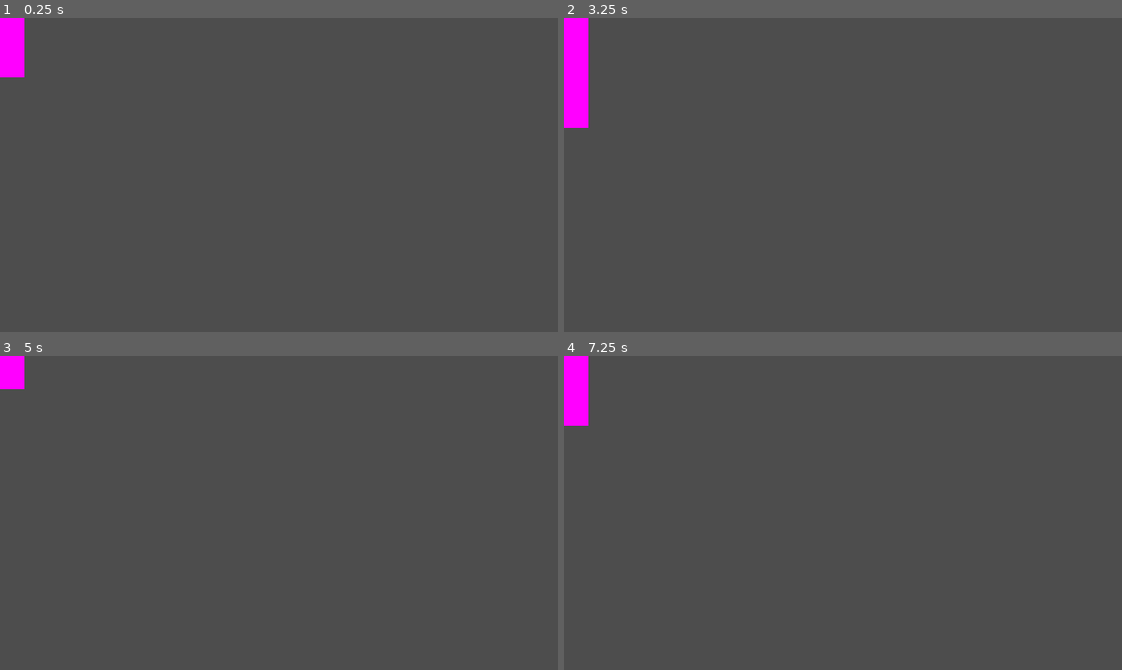
Above: before the commit, frames 1-4 (two rows, left to right).
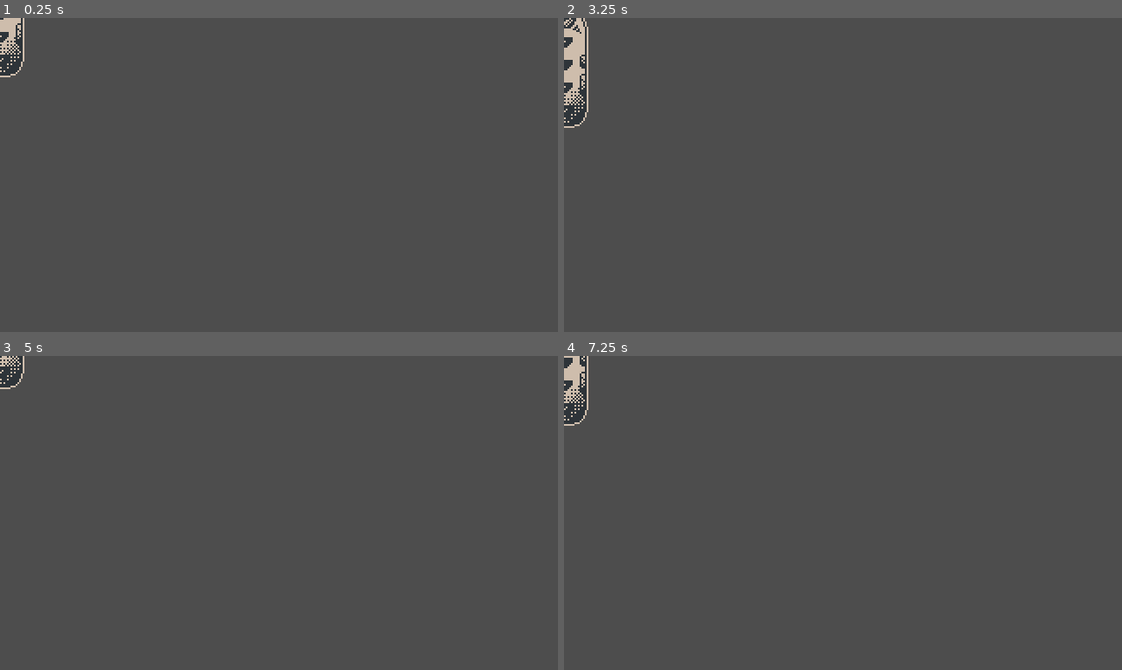
Above: after the commit, the same moments.

Repository: MartijnTielemans/Eiffel-Axis
Game: Godot game, scene res://Scenes/Enemy/BossEnemy.tscn
Two runs of this game, one before a commit and one after it. Both use one fixed random seed, a clock stepped at 60 frames per second and the inputs below. This scene is started directly instead of the project's main scene.
Inputs (mouse positions are in pixels of both pictures, inside the frame that each line leads up to):
- Up to frame 1 (0.25 s): no input
- Up to frame 2 (3.25 s): tap Enter (pause) at 0.5, 2 s; move the mouse to (965, 159) at 0.52 s; hold D (move_right) 0.53-1.28 s; hold E (pivot) 0.53-1.28 s; tap Space (shoot) at 1.25, 1.35, 2.75, 2.85 s; move the mouse to (731, 190) at 1.27 s; hold S (move_down) 1.28-2.03 s; move the mouse to (898, 105) at 2.02 s; hold D (move_right) 2.03-2.78 s; hold E (pivot) 2.03-2.78 s; move the mouse to (815, 237) at 2.77 s; hold W (move_up) from 2.78 s (still down)
- Up to frame 3 (5 s): move the mouse to (446, 560) at 3.52 s; release W (move_up) at 3.53 s; hold E (pivot) 3.53-4.28 s; hold A (move_left) from 3.53 s (still down); move the mouse to (111, 465) at 4.27 s; tap Space (shoot) at 4.35 s
- Up to frame 4 (7.25 s): move the mouse to (870, 513) at 5.02 s; release A (move_left) at 5.03 s; hold S (move_down) 5.03-5.78 s; hold E (pivot) 5.03-5.78 s; move the mouse to (759, 434) at 5.77 s; hold D (move_right) 5.78-6.53 s; tap Space (shoot) at 5.85 s; move the mouse to (965, 497) at 6.52 s; hold W (move_up) from 6.53 s (still down); hold E (pivot) from 6.53 s (still down)

The runs differ from the first frame. In frame 1, 0.8% of the frame differs, in the area x 0-5%, y 0-19%; in frame 2, 1.5%, in the area x 0-5%, y 0-35%; in frame 3, 0.5%; in frame 4, 1.0%.
Error before the commit: Cannot call method 'add_child' on a null value. (res://Scripts/boss_enemy.gd:81)
Error after the commit: Cannot call method 'add_child' on a null value. (res://Scripts/boss_enemy.gd:84)

Commit message:
Added Boss Sprites

Diff:
--- a/Scenes/Enemy/BossEnemy.tscn
+++ b/Scenes/Enemy/BossEnemy.tscn
@@ -1,9 +1,11 @@
-[gd_scene load_steps=8 format=3 uid="uid://41qig2kalxf0"]
+[gd_scene load_steps=9 format=3 uid="uid://41qig2kalxf0"]
 
 [ext_resource type="Script" path="res://Scripts/boss_enemy.gd" id="1_5v0hg"]
 [ext_resource type="PackedScene" uid="uid://b0wq5c8rvlcn4" path="res://Scenes/Enemy/ShooterEnemy_BossVer.tscn" id="2_78r8y"]
 [ext_resource type="PackedScene" uid="uid://donl0dpk4vj7k" path="res://Scenes/Enemy/EnemyHealth.tscn" id="2_178tt"]
+[ext_resource type="Texture2D" uid="uid://bdywe42quoc8d" path="res://Assets/Enemies/BossEnemySprite_02.png" id="3_hbmgg"]
 [ext_resource type="PackedScene" uid="uid://dv2srg8rl3sm0" path="res://Scenes/Enemy/damage_player.tscn" id="3_i6s6v"]
+[ext_resource type="Texture2D" uid="uid://cugdikeir5gi3" path="res://Assets/Enemies/BossEnemySprite_01.png" id="5_23t8u"]
 
 [sub_resource type="RectangleShape2D" id="RectangleShape2D_bydgu"]
 size = Vector2(24, 66)
@@ -11,11 +13,10 @@
 [sub_resource type="RectangleShape2D" id="RectangleShape2D_aix5t"]
 size = Vector2(26, 66)
 
-[sub_resource type="PlaceholderTexture2D" id="PlaceholderTexture2D_hk5nd"]
-size = Vector2(28, 68)
-
 [node name="BossEnemy" type="Node2D" node_paths=PackedStringArray("bulletOrigin")]
 script = ExtResource("1_5v0hg")
+sideSprite = ExtResource("5_23t8u")
+frontSprite = ExtResource("3_hbmgg")
 health = 75
 bulletOrigin = NodePath("Rotator/Bullet Origin")
 enemyToSpawn = ExtResource("2_78r8y")
@@ -37,7 +38,7 @@
 [node name="Rotator" type="Node2D" parent="."]
 
 [node name="Sprite2D" type="Sprite2D" parent="Rotator"]
-texture = SubResource("PlaceholderTexture2D_hk5nd")
+texture = ExtResource("5_23t8u")
 
 [node name="Bullet Origin" type="Node2D" parent="Rotator"]
 position = Vector2(-13, -22)
--- a/Scripts/boss_enemy.gd
+++ b/Scripts/boss_enemy.gd
@@ -5,8 +5,10 @@
 var movement_mode := MoveMode.IDLE
 enum MoveMode {IDLE, BETWEEN, MOVING}
 
+@export var sideSprite : CompressedTexture2D
+@export var frontSprite : CompressedTexture2D
+
 @export var awarded_points : int = 3000
-
 @export var health : int
 @export var bulletOrigin : Node2D
 @export var enemyToSpawn : PackedScene
@@ -64,6 +66,7 @@
 		# If target position is reached, start timer and go to idle again
 		if position == moveTargetPos || sideSwitchTime == 1:
 			movement_mode = MoveMode.BETWEEN
+			$Rotator/Sprite2D.texture = frontSprite
 			$SwitchedWaitTime.start()
 
 # Shoots four bullets
@@ -163,6 +166,7 @@
 		TurnAround()
 		timeElapsed = 0
 		movement_mode = MoveMode.IDLE
+		$Rotator/Sprite2D.texture = sideSprite
 		StartMoveModeTimer()
 
 func _on_attack_cool_down_timer_timeout() -> void:
Binary file added: Assets/Enemies/BossEnemySprite_01.png
Not shown, added: Assets/Enemies/BossEnemySprite_01.png.import
Binary file added: Assets/Enemies/BossEnemySprite_02.png
Not shown, added: Assets/Enemies/BossEnemySprite_02.png.import
Not shown: 2 places in Scenes/Menus/MenuMain.tscn that only renumber resources
